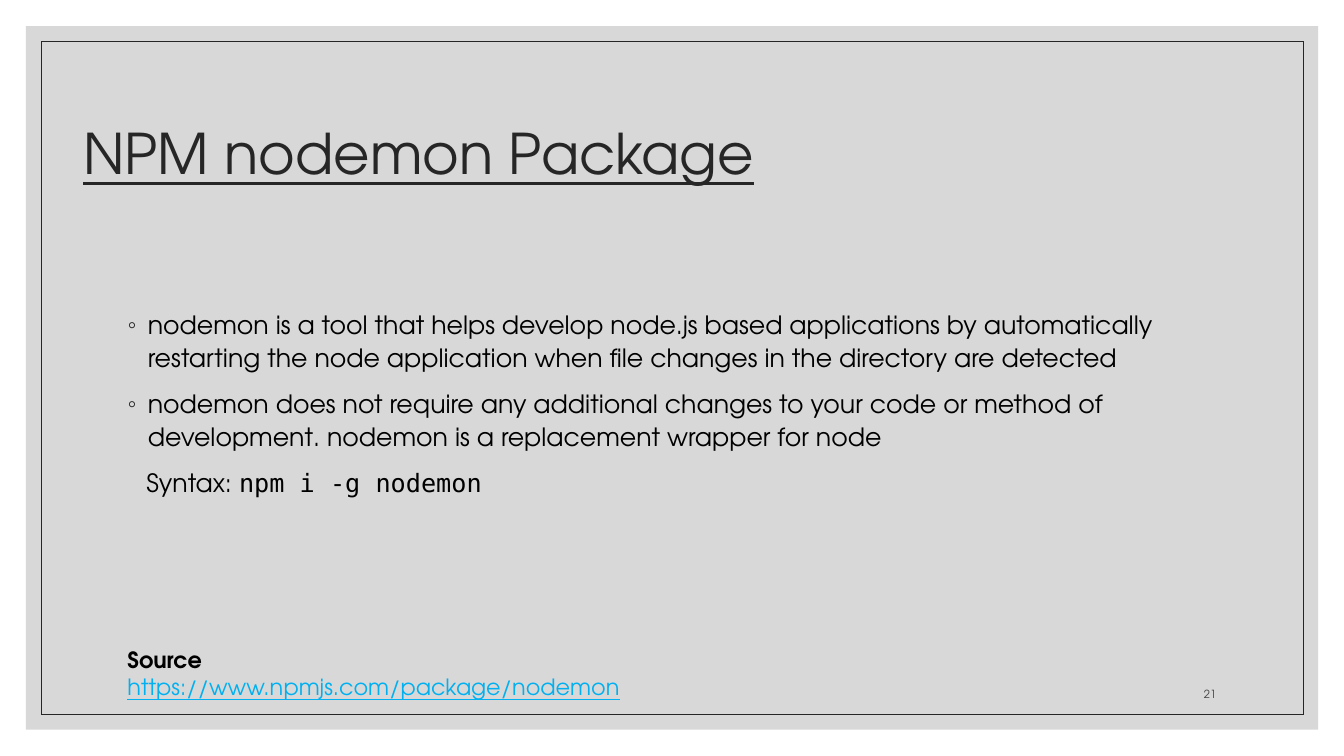
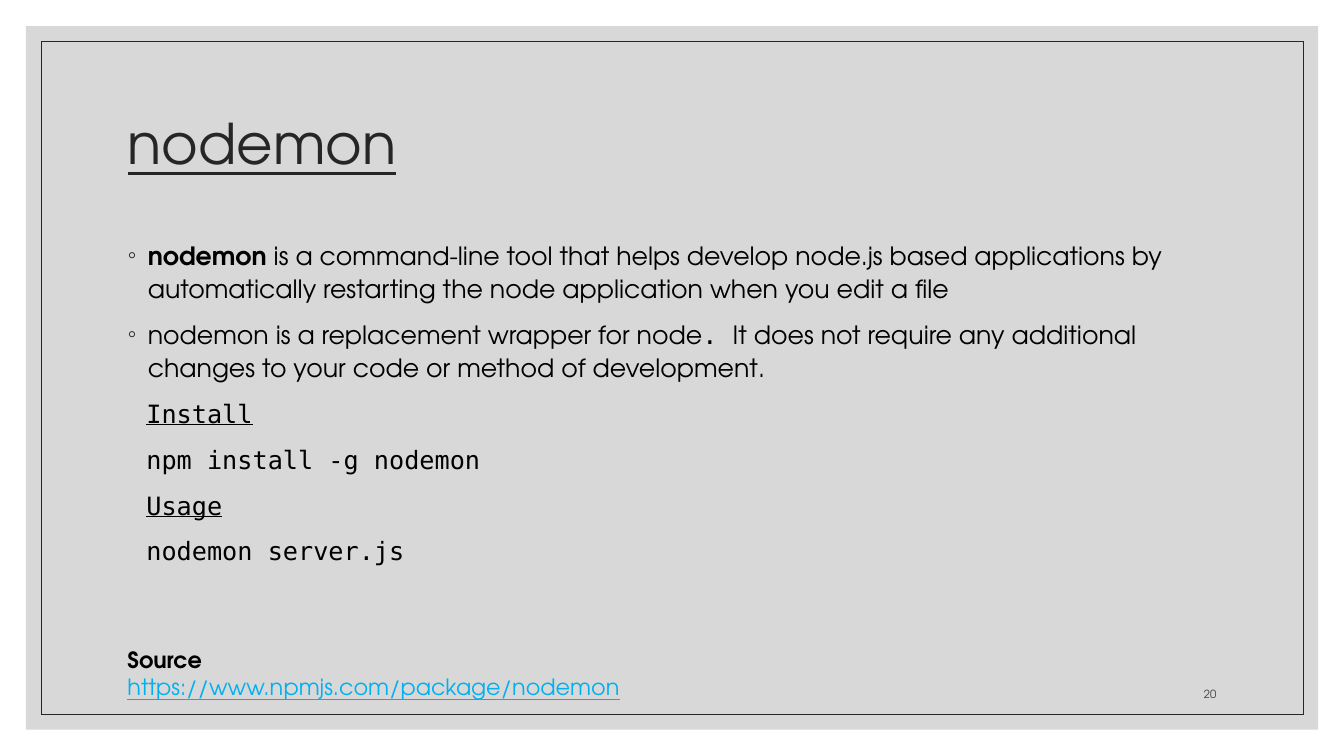
Before and after one commit to zackstotts/base-node-curriculum, a slide deck: slide 20 of unit_01/slides/Unit01-PartII.pptx (slide 21 before the commit). Drawn at 1344x756 pixels with LibreOffice and Linux fonts; fonts in the diff are those of the drawing. Boxes give left, top, right and bottom in pixels: in the first picture for what was removed or moved away, otherwise in the second. Text is boxed around its words. In the diff, an @@ line names an element or a change of style, - is before the commit and + after.

```diff
--- a/unit_01/slides/Unit01-PartII.pptx
+++ b/unit_01/slides/Unit01-PartII.pptx
@@ title at box(128, 122, 397, 175): text changed @@
-NPM nodemon Package
+nodemon
@@ text at box(146, 246, 1162, 566): text changed @@
-◦ nodemon is a tool that helps develop node.js based applications by automatically restarting the node application when file changes in the directory are detected
-◦ nodemon does not require any additional changes to your code or method of development. nodemon is a replacement wrapper for node
-Syntax: npm i -g nodemon
+◦ nodemon is a command-line tool that helps develop node.js based applications by automatically restarting the node application when you edit a file
+◦ nodemon is a replacement wrapper for node. It does not require any additional changes to your code or method of development.
+Install
+npm install -g nodemon
+Usage
+nodemon server.js
@@ page number at box(1204, 689, 1216, 698): text changed @@
-21
+20
```
Also in this commit, not shown: 17 other slides changed, 6 slides added, 10 slides removed, 1 other file.
